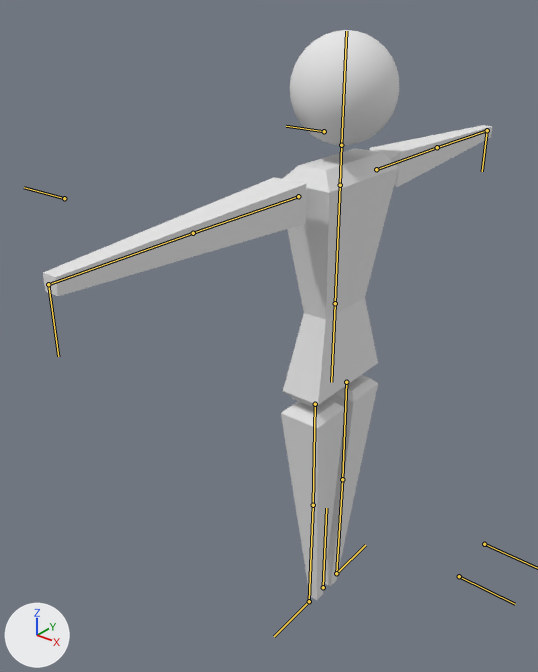
A saved change to the Blender file 3DGameAssets/Player.blend.
Both versions are drawn from a 50 mm lens placed at (0.426, -0.653, 0.762), pointed at (-0.063, -0.041, 0.382). Every picture has the same lights, and +X, +Y and +Z are marked at lower left. The bones that bend it are drawn over the model as lines.

The first picture shows 'Player_Mesh'.
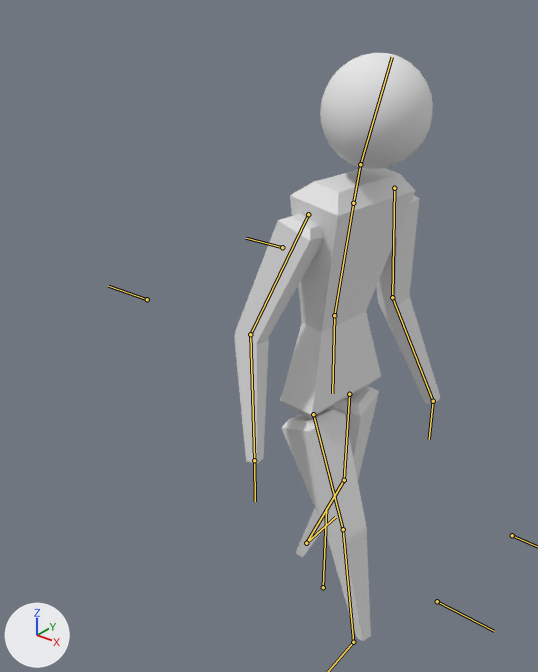
The newer file adds an action. The first version stands in its rest pose; the second is drawn at frame 67 of the action 'P_Idle'.

The change in detail:
Bone 'Torso' (bone_torso) moves from (0.0, 0.0, 0.0) to (0.0, -0.015, 0.0).
Bone 'Torso' (bone_torso) turns from (0, 0, 0) to (0, -5, -8) degrees about its own x, y and z.
Bone 'Head' (bone_head) turns from (0, 0, 0) to (-1, 5, -7) degrees about its own x, y and z.
Bone 'Hips' (bone_hips) turns from (0, 0, 0) to (0, 1, -9) degrees about its own x, y and z.
Bone 'RKnee' (bone_rknee) moves from (0.0, 0.0, 0.0) to (0.043, -0.004, -0.005).
Bone 'RFootIK' (bone_rfootik) moves from (0.0, 0.0, 0.0) to (-0.084, 0.02, 0.0).
Bone 'RHandIK' (bone_rhandik) moves from (0.0, 0.0, 0.0) to (-0.02, 0.296, 0.247).
Bone 'RElbow' (bone_relbow) moves from (0.0, 0.0, 0.0) to (0.095, 0.0, -0.139).
Bone 'LKnee' (bone_lknee) moves from (0.0, 0.0, 0.0) to (-0.049, 0.015, -0.013).
Bone 'LFootIK' (bone_lfootik) moves from (0.0, 0.0, 0.0) to (0.0, 0.024, -0.07).
Bone 'LHandIK' (bone_lhandik) moves from (0.0, 0.0, 0.0) to (0.077, 0.294, -0.248).
Bone 'LElbow' (bone_lelbow) moves from (0.0, 0.0, 0.0) to (-0.092, 0.0, -0.145).

Pixel boxes [x1, y1, x2, y2] of what changed, in the pictures (538 x 672 px):
'Player_Mesh', posed (54% narrower): before [43, 30, 492, 600]; after [234, 53, 440, 641]
bone 'Torso', root to tip: before (335, 303) to (340, 185); after (334, 315) to (353, 203)
bone 'Head', root to tip: before (341, 145) to (346, 31); after (360, 164) to (392, 57)
bone 'Hips', root to tip: before (335, 303) to (331, 382); after (334, 315) to (332, 393)
bone 'RKnee', root to tip: before (459, 576) to (515, 604); after (437, 601) to (494, 631)
bone 'RHandIK', root to tip: before (48, 284) to (58, 356); after (254, 460) to (255, 501)
bone 'RElbow', root to tip: before (64, 198) to (24, 187); after (147, 299) to (108, 286)
bone 'LFootIK', root to tip: before (336, 573) to (365, 545); after (306, 543) to (335, 517)
bone 'LHandIK', root to tip: before (487, 130) to (482, 171); after (433, 401) to (429, 439)
bone 'LElbow', root to tip: before (324, 131) to (286, 126); after (282, 247) to (246, 238)
